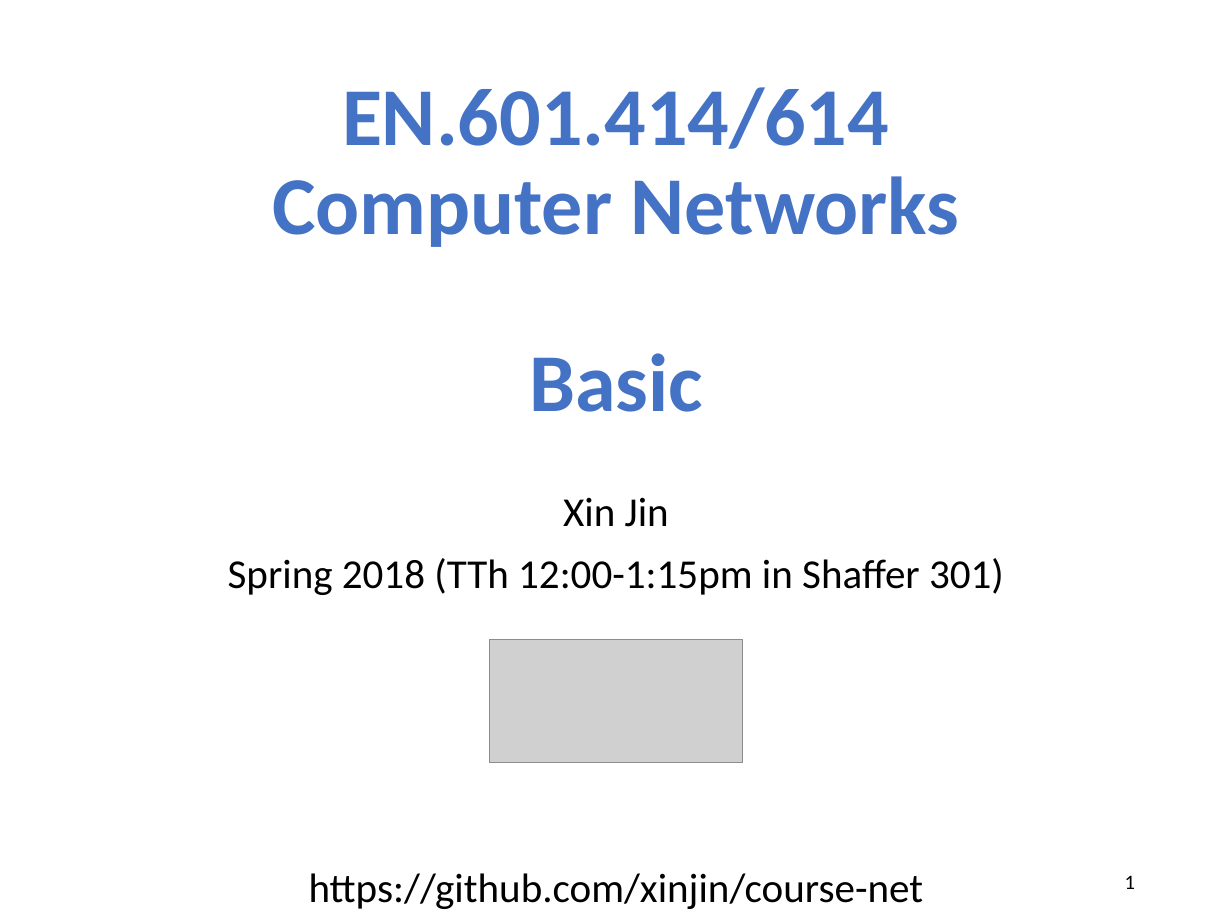
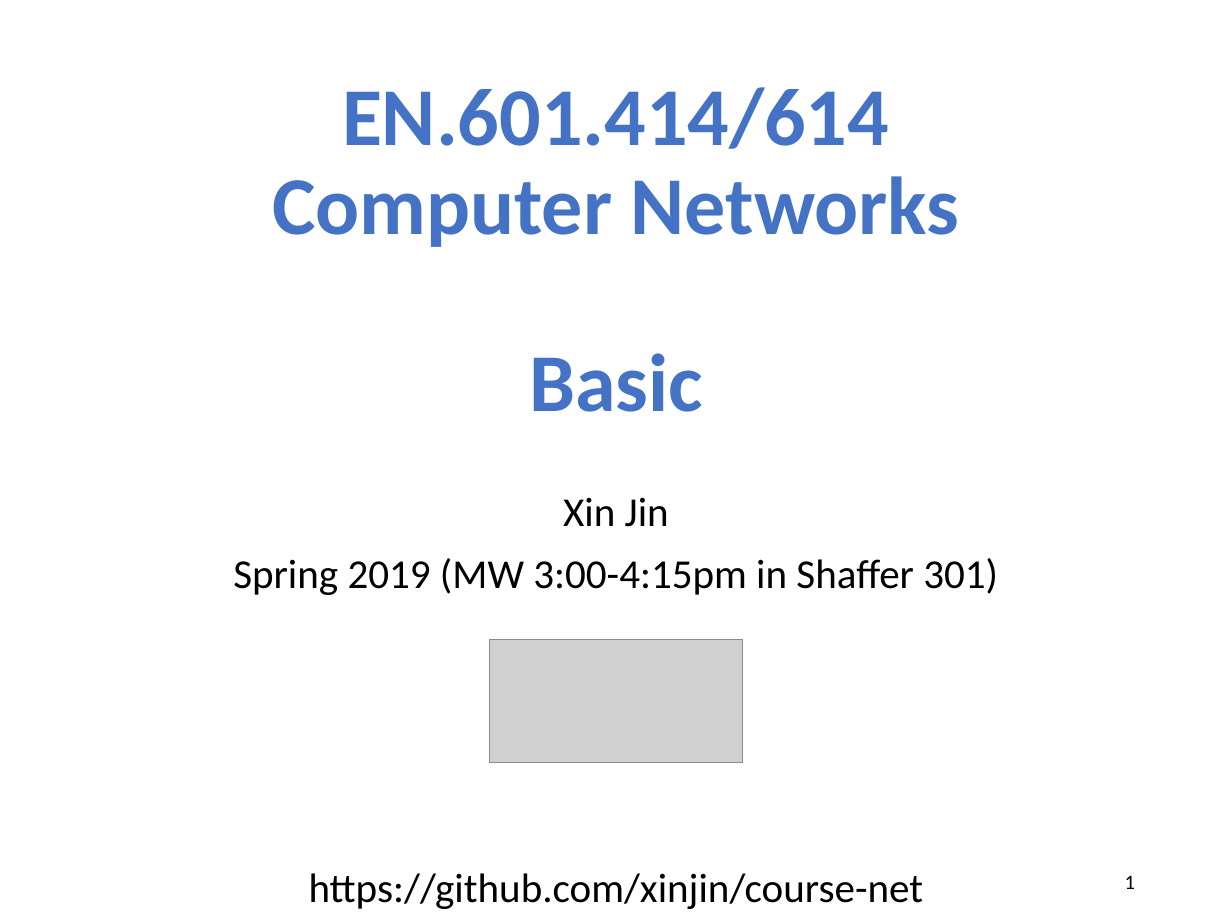
Before and after one commit to xinjin/course-net, a slide deck: slide 1 of slides/lec02_basic.pptx. Drawn at 1232x924 pixels with LibreOffice and Linux fonts; fonts in the diff are those of the drawing; grey boxes stand for pictures. Boxes give left, top, right and bottom in pixels: in the first picture for what was removed or moved away, otherwise in the second. Text is boxed around its words. In the diff, an @@ line names an element or a change of style, - is before the commit and + after.

```diff
--- a/slides/lec02_basic.pptx
+++ b/slides/lec02_basic.pptx
@@ subtitle at (233, 558, 998, 595): text changed @@
-Spring 2018 (TTh 12:00-1:15pm in Shaffer 301)
+Spring 2019 (MW 3:00-4:15pm in Shaffer 301)
```
Also in this commit, not shown: 3 other slides changed, 2 slides added, 1 other file.
